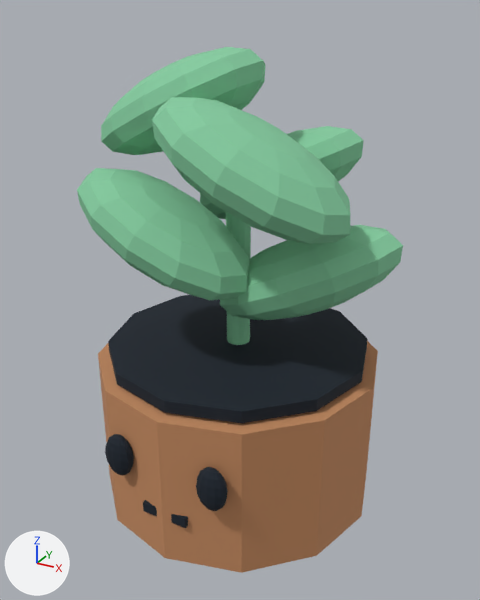
Before and after pictures for a commit that changed the glTF model public/assets/models/kamote.glb.
Camera for both pictures: a camera (50 mm lens) standing at (0.999, -1.806, 1.624) and looking at (0.016, -0.018, 0.731). Every picture has the same lights, and +X, +Y and +Z are marked at lower left. The older version comes first. Where no turn or scale is listed for an object, it has been applied to the vertices. Vertices at exactly the same position are counted once.

The first picture shows 'eye-left', 'eye-right', 'leaf', 'leaf.001', 'leaf.002', 'leaf.003', 'leaf.004', 'pot', 'smile', 'soil', 'stem'.
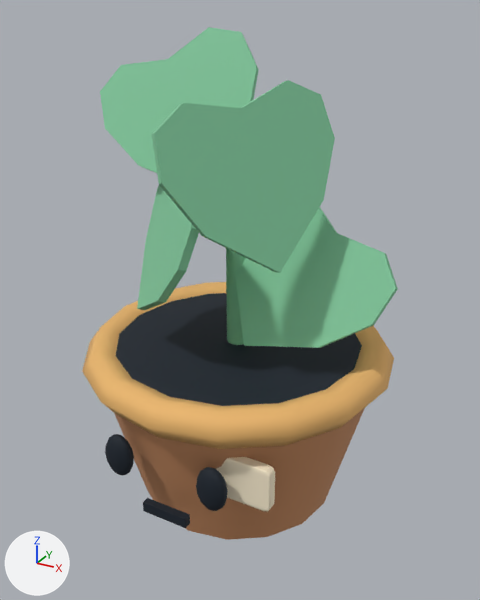
The change, as a diff of the scene's bpy script:
```diff
--- a/public/assets/models/kamote.glb.py
+++ b/public/assets/models/kamote.glb.py
@@ mat_material_1 @@
 mat_material_1 = principled_material('Material_1')
-mat_material_1.base_color = (0.00518, 0.0123, 0.0232)  # black #101d2a
+mat_material_1.base_color = (0.847, 0.485, 0.159)  # orange #edb96f
 mat_material_1.metallic = 0.05
@@ mat_material_2 @@
 mat_material_2 = principled_material('Material_2')
-mat_material_2.base_color = (0.238, 0.61, 0.356)  # green #86cda1
+mat_material_2.base_color = (0.00518, 0.0123, 0.0232)  # black #101d2a
 mat_material_2.metallic = 0.05
@@ me_mesh_0 @@
 # used by ob_pot; parent = ob_kamote; location = (0.0, 0.0, 0.26); scale = (0.49, 0.49, 0.52)
-me_mesh_0.from_pydata(...)  # 28 vertices, 48 faces; spans x -1.0..1.0, y -1.0..1.0, z -0.5..0.5
+me_mesh_0.from_pydata(...)  # 36 vertices, 64 faces; spans x -0.49..0.49, y -0.49..0.49, z -0.26..0.26
+# me_mesh_0 part 1: the whole mesh is rebuilt
 me_mesh_0.materials.append(mat_material_0)
@@ me_mesh_4 @@
 me_mesh_4.from_pydata(...)  # 93 vertices, 168 faces; spans x -1.0..1.0, y -1.0..1.0, z -1.0..1.0
-me_mesh_4.materials.append(mat_material_1)  # black #101d2a
+me_mesh_4.materials.append(mat_material_2)  # black #101d2a
@@ me_mesh_5 @@
 me_mesh_5.from_pydata(...)  # 8 vertices, 12 faces; spans x -0.08..0.08, y -0.013..0.013, z -0.018..0.018
-me_mesh_5.materials.append(mat_material_1)  # black #101d2a
+me_mesh_5.materials.append(mat_material_2)  # black #101d2a
@@ ob_pot @@
 ob_pot.location = (0.0, 0.0, 0.26)
-ob_pot.scale = (0.49, 0.49, 0.52)
@@ ob_soil @@
-ob_soil = bpy.data.objects.new('soil', me_mesh_1)
+ob_soil = bpy.data.objects.new('soil', me_mesh_2)
 ob_soil.parent = ob_kamote
@@ ob_leaf @@
-ob_leaf = bpy.data.objects.new('leaf', me_mesh_3)
@@ ob_leaf_001 @@
-ob_leaf_001 = bpy.data.objects.new('leaf.001', me_mesh_3)
@@ ob_leaf_002 @@
-ob_leaf_002 = bpy.data.objects.new('leaf.002', me_mesh_3)
@@ ob_leaf_003 @@
-ob_leaf_003 = bpy.data.objects.new('leaf.003', me_mesh_3)
@@ ob_leaf_004 @@
-ob_leaf_004 = bpy.data.objects.new('leaf.004', me_mesh_3)
@@ ob_plant_label @@
+ob_plant_label = bpy.data.objects.new('plant-label', me_mesh_9)  # 56 vertices, 108 faces; spans x -0.095..0.095, y -0.018..0.018, z -0.075..0.075; in mat_material_4 (beige #fff2d5)
+ob_plant_label.location = (0.24, -0.4, 0.34)
@@ ob_heart_leaf_004 @@
+ob_heart_leaf_004 = bpy.data.objects.new('heart-leaf.004', me_mesh_8)  # 20 vertices, 36 faces; spans x -0.294..0.231, y -0.109..0.156, z -0.259..0.228; in mat_material_3 (green #86cda1)
+ob_heart_leaf_004.location = (-0.236, 0.042, 1.34)
@@ ob_heart_leaf_003 @@
+ob_heart_leaf_003 = bpy.data.objects.new('heart-leaf.003', me_mesh_7)  # 20 vertices, 36 faces; spans x -0.179..0.162, y -0.239..0.227, z -0.287..0.223; in mat_material_3 (green #86cda1)
+ob_heart_leaf_003.location = (0.146, -0.19, 1.22)
@@ ob_heart_leaf_001 @@
+ob_heart_leaf_001 = bpy.data.objects.new('heart-leaf.001', me_mesh_5_1)  # 20 vertices, 36 faces; spans x -0.173..0.234, y -0.199..0.22, z -0.287..0.219; in mat_material_3 (green #86cda1)
+ob_heart_leaf_001.location = (-0.177, -0.162, 0.98)
@@ ob_heart_leaf @@
+ob_heart_leaf = bpy.data.objects.new('heart-leaf', me_mesh_4_1)  # 20 vertices, 36 faces; spans x -0.234..0.295, y -0.137..0.112, z -0.237..0.242; in mat_material_3 (green #86cda1)
+ob_heart_leaf.location = (0.24, 0.0, 0.86)
@@ ob_pot_lip @@
+ob_pot_lip = bpy.data.objects.new('pot-lip', me_mesh_1_1)  # 102 vertices, 160 faces; spans x -0.535..0.535, y -0.535..0.535, z -0.062..0.062; in mat_material_1 (orange #edb96f)
+ob_pot_lip.location = (0.0, 0.0, 0.53)
```

What differs and where, as boxes [x1, y1, x2, y2] in the pictures (480 x 600 px):
'pot', reshaped, rescaled
    before: [98, 341, 378, 573]
    after: [114, 408, 365, 540]
'soil', recoloured
    both: [116, 296, 362, 406]
'heart-leaf.003', added (green)
    after: [152, 80, 335, 273]
'leaf.003', deleted (green)
    before: [152, 97, 350, 244]
'pot-lip', added (orange)
    after: [82, 282, 394, 449]
'heart-leaf', added (green)
    after: [235, 207, 398, 348]
'leaf.001', deleted (green)
    before: [77, 168, 250, 300]
'heart-leaf.004', added (green)
    after: [100, 27, 259, 173]
'leaf', deleted (green)
    before: [220, 225, 403, 320]
'leaf.004', deleted (green)
    before: [101, 47, 266, 155]
'heart-leaf.001', added (green)
    after: [137, 185, 199, 310]
'leaf.002', deleted (green)
    before: [200, 126, 364, 219]
'plant-label', added (beige)
    after: [216, 457, 275, 511]
'smile', recoloured
    both: [143, 500, 188, 528]
